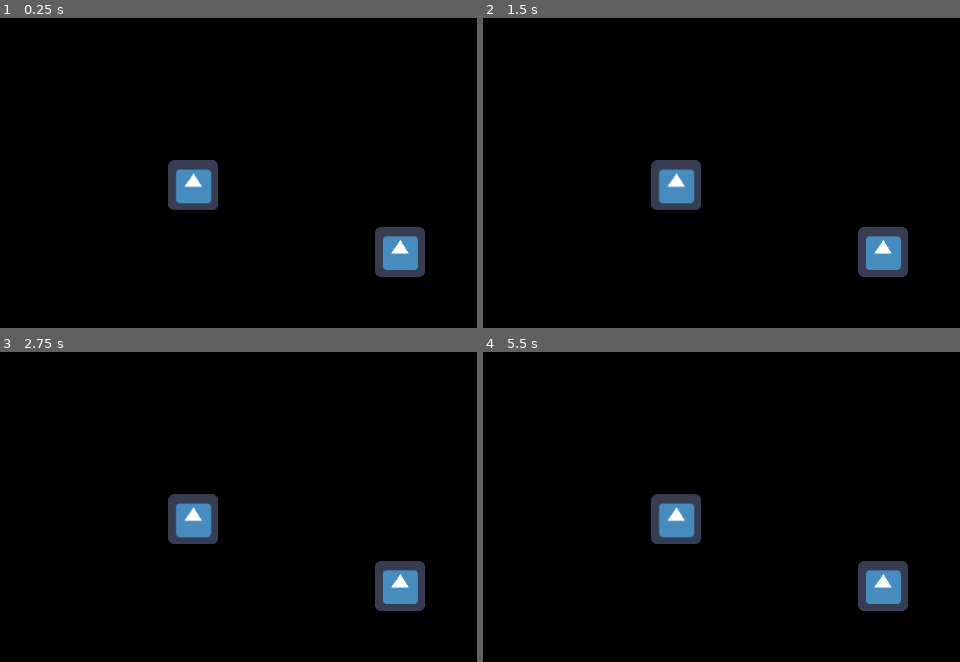
Above: before the commit, frames 1-4 (two rows, left to right).
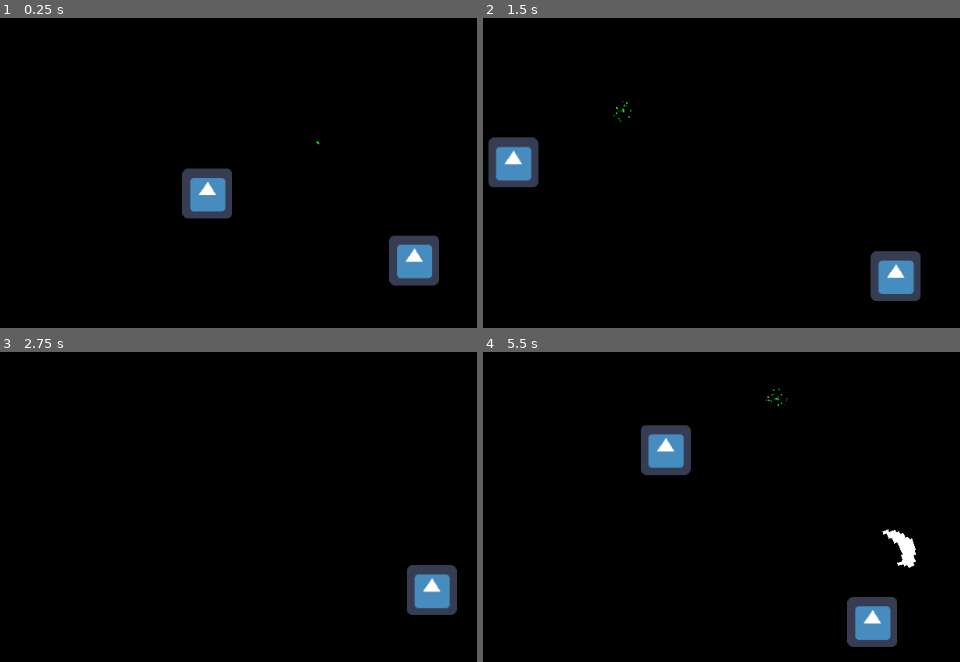
Above: after the commit, the same moments.

Repository: ColdCalzone/GWJ-30
Game: Godot game, scene res://scenes/Testenv.tscn
Same seed, same stepped clock (60 frames per second), same inputs: the game is played once before the commit and once after it. After the commit the project has no main scene; this scene is started directly in both runs. The engine's default icon, where the game draws it, is replaced by a stand-in: a white triangle on a blue panel in a dark square.
Inputs (mouse positions are in pixels of both pictures, inside the frame that each line leads up to):
- Up to frame 1 (0.25 s): no input
- Up to frame 2 (1.5 s): tap Enter (ui_accept) at 0.5, 0.77 s; move the mouse to (outside the picture) at 0.52 s; hold D (move_right) 0.53-1.28 s; hold B (ambience_test, bound only before the commit) 0.53-1.28 s; click (outside the picture) at 0.67 s; tap M (music_test, bound only before the commit) at 0.8, 1.35 s; move the mouse to (721, 275) at 1.27 s; hold S (move_down) from 1.28 s (still down)
- Up to frame 3 (2.75 s): tap Enter (ui_accept) at 1.52 s; tap N (sound_test, bound only before the commit) at 1.55 s; move the mouse to (outside the picture) at 2.02 s; release S (move_down) at 2.03 s; hold D (move_right) from 2.03 s (still down); hold N (sound_test, bound only before the commit) from 2.03 s (still down); tap B (ambience_test, bound only before the commit) at 2.3 s
- Up to frame 4 (5.5 s): tap Enter (ui_accept) at 2.75, 3.02, 3.77, 4.52 s; move the mouse to (outside the picture) at 2.77 s; release D (move_right) at 2.78 s; release N (sound_test, bound only before the commit) at 2.78 s; hold W (move_up) 2.78-3.53 s; tap B (ambience_test, bound only before the commit) at 2.85, 4.55 s; click (outside the picture) at 2.92 s; tap M (music_test, bound only before the commit) at 3.05, 5.3 s; move the mouse to (outside the picture) at 3.52 s; hold M (music_test, bound only before the commit) 3.53-4.28 s; hold A (move_left) 3.53-5.03 s; tap N (sound_test, bound only before the commit) at 3.8, 4.35 s; move the mouse to (645, 516) at 4.27 s; move the mouse to (921, 584) at 5.02 s; hold S (move_down) from 5.03 s (still down); hold B (ambience_test, bound only before the commit) from 5.03 s (still down); click (921, 584) at 5.17 s

The runs differ from the first frame. In frame 1, 4.1% of the frame differs, in the area x 35-93%, y 39-87%; in frame 2, 5.9%; in frame 3, 4.3%; in frame 4, 6.6%, in the area x 33-91%, y 11-96%.
Error before the commit: Parse Error: The identifier "Map" isn't declared in the current scope. (res://objects/Entity.gd:66)
Error after the commit: Invalid call. Nonexistent function 'spawn_enemy' in base 'Node2D'. (res://objects/Spawner.gd:55)

Commit message:
idk some stuff whatever project.godot randomly changed behind my back this time

Diff:
--- a/project.godot
+++ b/project.godot
@@ -39,10 +39,20 @@
 "language": "GDScript",
 "path": "res://parameters/particles/PulseParticleParams.gd"
 }, {
+"base": "ParticleParams",
+"class": "SpawnerParticleParams",
+"language": "GDScript",
+"path": "res://parameters/particles/SpawnerParticleParams.gd"
+}, {
 "base": "AttackParams",
 "class": "SwingAttackParams",
 "language": "GDScript",
 "path": "res://parameters/attacks/SwingAttackParams.gd"
+}, {
+"base": "AnimatedSprite",
+"class": "WarningTile",
+"language": "GDScript",
+"path": "res://objects/WarningTile.gd"
 } ]
 _global_script_class_icons={
 "Attack": "",
@@ -51,26 +61,29 @@
 "ParticleParams": "",
 "ParticlesEXT": "",
 "PulseParticleParams": "",
-"SwingAttackParams": ""
+"SpawnerParticleParams": "",
+"SwingAttackParams": "",
+"WarningTile": ""
 }
 
 [application]
 
 config/name="GWJ 30"
-run/main_scene="res://scenes/Testenv.tscn"
 boot_splash/image="res://wallpaper.png"
 boot_splash/bg_color=Color( 0.0588235, 0.121569, 0.188235, 1 )
 config/icon="res://icon.png"
 
 [autoload]
 
+CombatManager="*res://singletons/CombatManager.tscn"
+ParticleManager="*res://singletons/ParticleManager.gd"
 AudioManager="*res://singletons/AudioManager.tscn"
-CombatManager="*res://singletons/CombatManager.tscn"
-ParticleManager="*res://singletons/ParticleManager.tscn"
+Map="*res://singletons/Map.tscn"
+Heartbeat="*res://singletons/Heartbeat.gd"
 
 [display]
 
-window/size/resizable=false
+window/stretch/mode="viewport"
 
 [input]
 
@@ -102,21 +115,6 @@
 , Object(InputEventJoypadButton,"resource_local_to_scene":false,"resource_name":"","device":0,"button_index":13,"pressure":0.0,"pressed":false,"script":null)
  ]
 }
-music_test={
-"deadzone": 0.5,
-"events": [ Object(InputEventKey,"resource_local_to_scene":false,"resource_name":"","device":0,"alt":false,"shift":false,"control":false,"meta":false,"command":false,"pressed":false,"scancode":77,"unicode":0,"echo":false,"script":null)
- ]
-}
-sound_test={
-"deadzone": 0.5,
-"events": [ Object(InputEventKey,"resource_local_to_scene":false,"resource_name":"","device":0,"alt":false,"shift":false,"control":false,"meta":false,"command":false,"pressed":false,"scancode":78,"unicode":0,"echo":false,"script":null)
- ]
-}
-ambience_test={
-"deadzone": 0.5,
-"events": [ Object(InputEventKey,"resource_local_to_scene":false,"resource_name":"","device":0,"alt":false,"shift":false,"control":false,"meta":false,"command":false,"pressed":false,"scancode":66,"unicode":0,"echo":false,"script":null)
- ]
-}
 
 [rendering]
 
